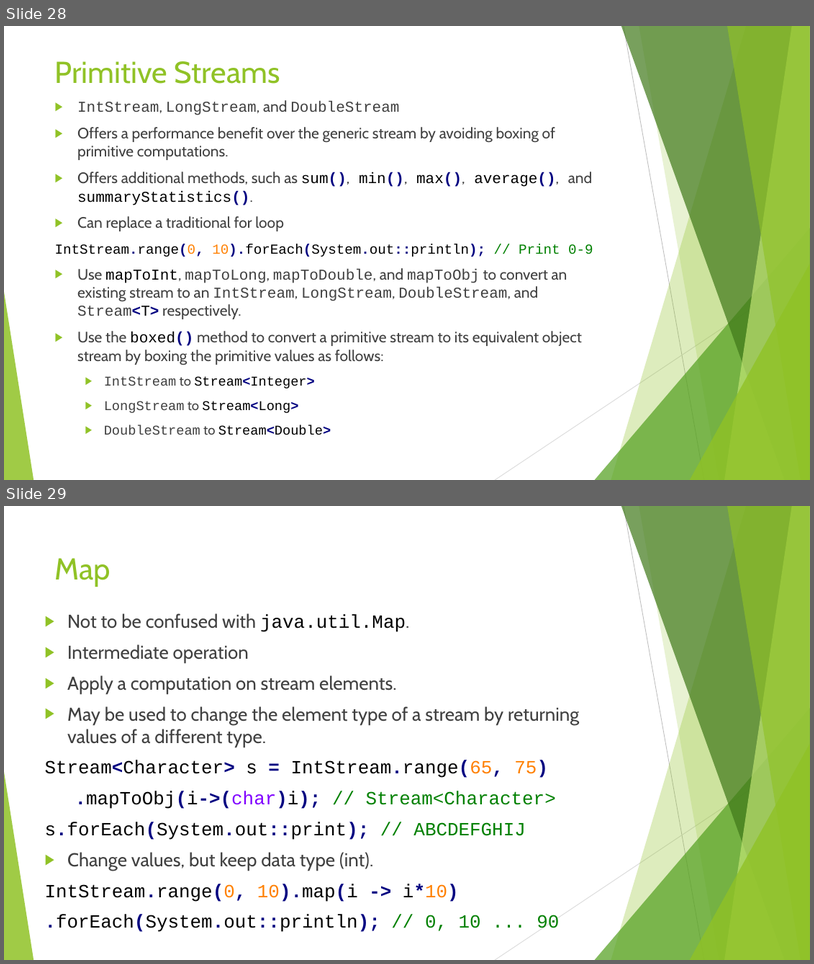
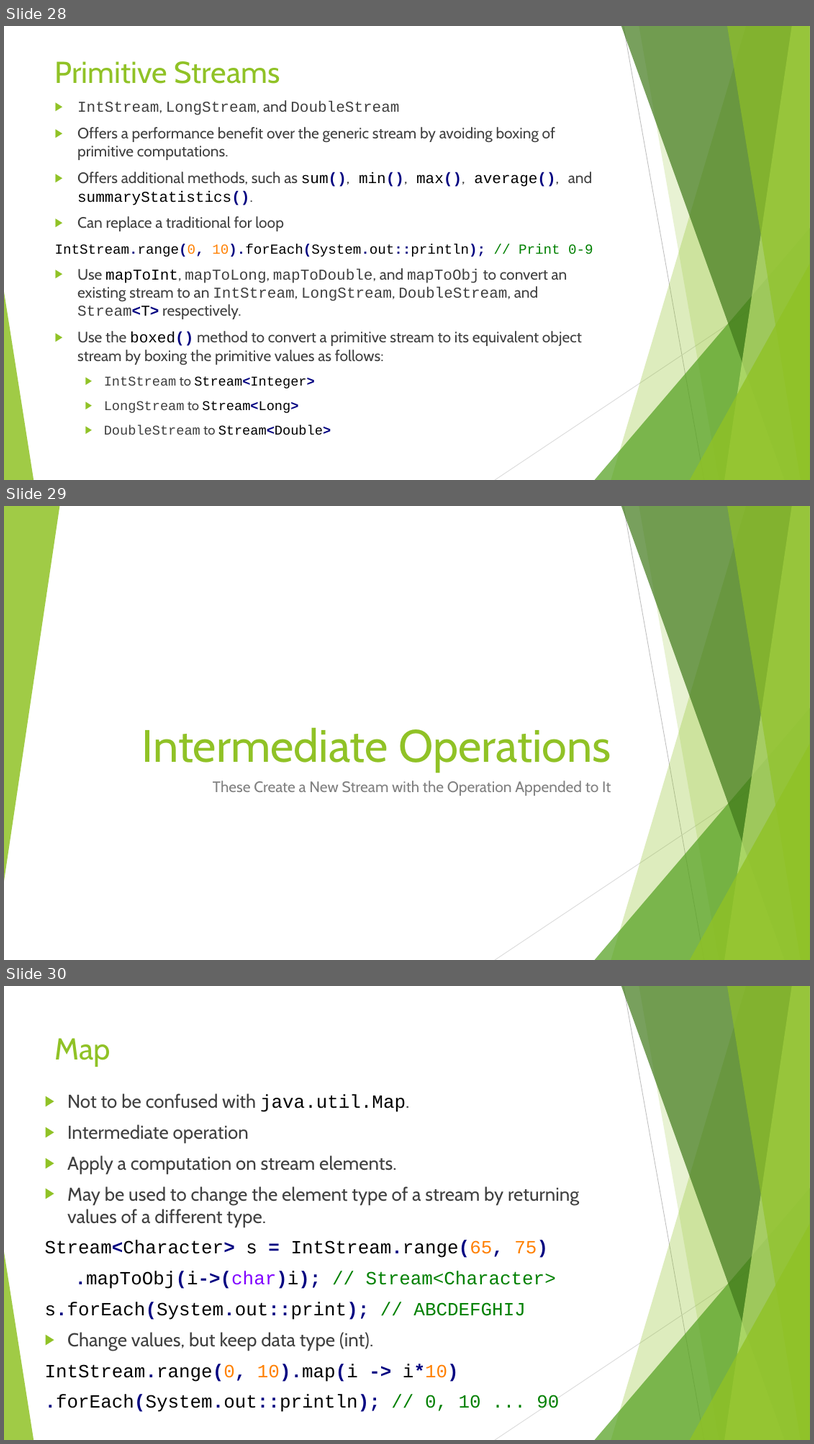
Before and after one commit to RichardRoda/2017-CodePaLOUsa-Lambda, a slide deck: Learning to Love the Lambda in the Stream.pptx. Shown one above the other, each under a label of ours: slides 28 and 29 before the commit, slides 28, 29 and 30 after it. The pictures are 814x964 and 814x1444 pixels, drawn with LibreOffice and Linux fonts; fonts in the diff are those of the drawing. Boxes give left, top, right and bottom in pixels: in the first picture for what was removed or moved away, otherwise in the second. Text is boxed around its words. In the diff, an @@ line names an element or a change of style, - is before the commit and + after.

Commit message:
Better organize the stream slides by topic.  Add topic introduction slides. add reduction to terminal operations (how did that one get left out?!)

```diff
--- a/Learning to Love the Lambda in the Stream.pptx
+++ b/Learning to Love the Lambda in the Stream.pptx
@@ slide 29 added at (4,506,810,960), background #FFFFFF; not listed: 9 template elements that a slide beside it also shows @@
@@ triangle added at (4,506,59,881), fill #90C226 at 85% opacity @@
@@ title added at (142,727,611,772), 54 pt, text #90C226 @@
+Intermediate Operations
@@ subtitle added at (213,780,611,795), 18 pt, text #808080 @@
+These Create a New Stream with the Operation Appended to It
@@ what was slide 29 is now slide 30 @@
```
Also in this commit, not shown: 7 slides changed, 3 other slides added, 1 slide removed.
